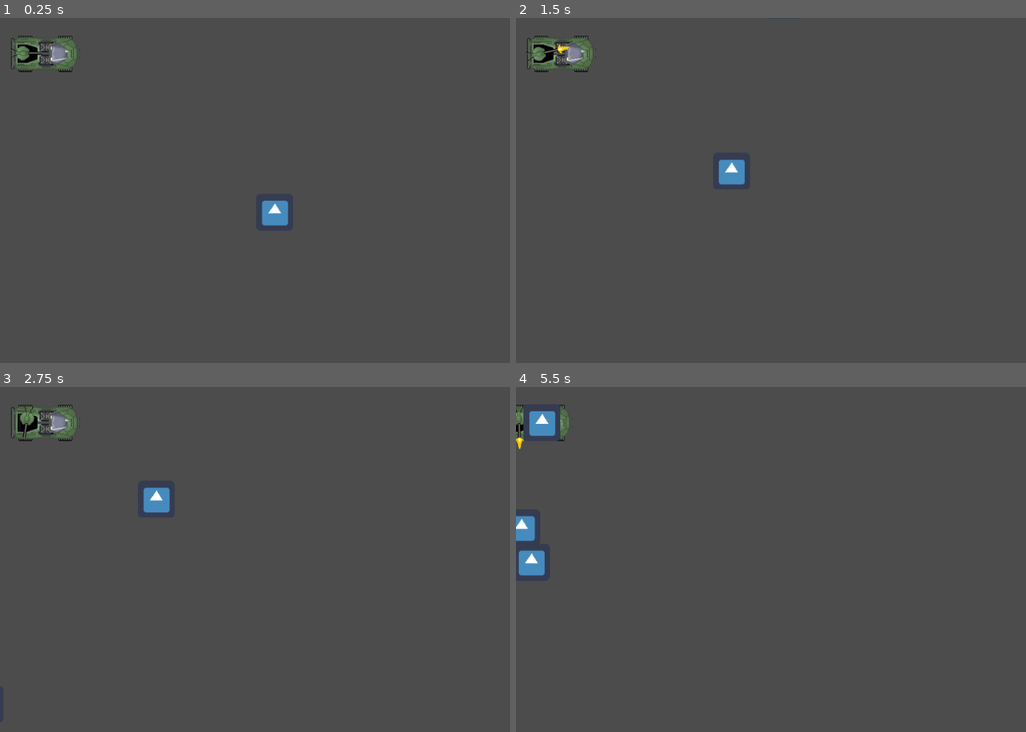
Above: before the commit, frames 1-4 (two rows, left to right).
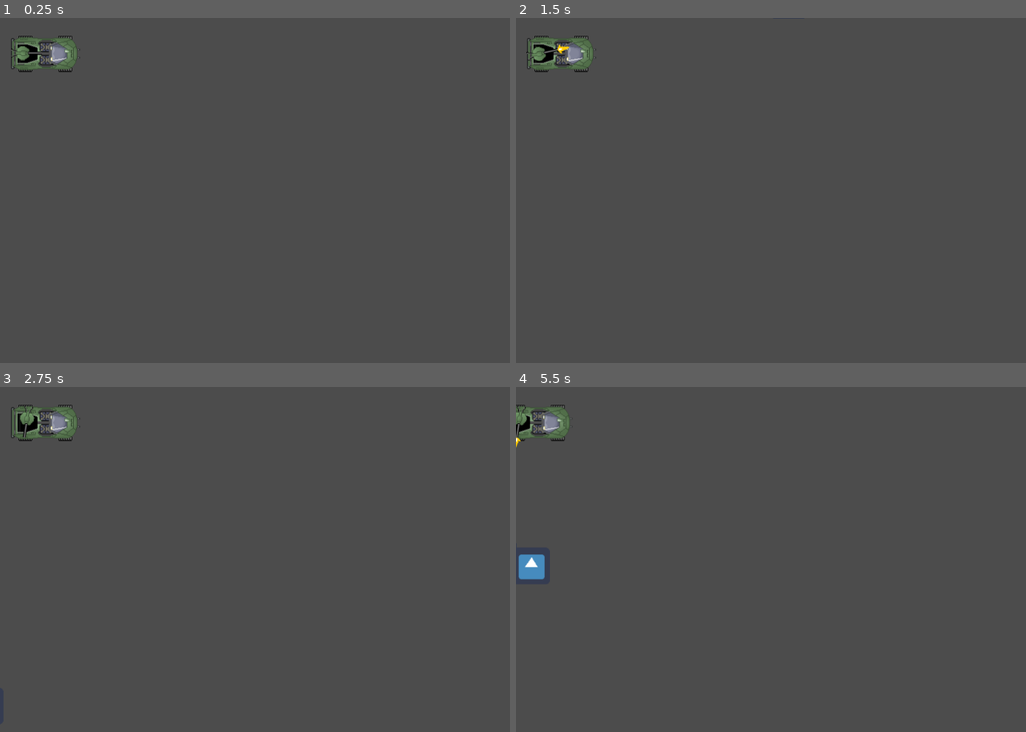
Above: after the commit, the same moments.

Repository: schneediener/Warthog
Game: Godot game, scene res://Node2D.tscn
The game is run twice, just before and just after one commit, with the same random seed, the same clock (stepped at 60 frames per second) and the same inputs. The engine's default icon, where the game draws it, is replaced by a stand-in: a white triangle on a blue panel in a dark square.
Inputs (mouse positions are in pixels of both pictures, inside the frame that each line leads up to):
- Up to frame 1 (0.25 s): no input
- Up to frame 2 (1.5 s): tap Enter (ui_accept) at 0.5, 0.77 s; move the mouse to (939, 173) at 0.52 s; hold D (steer_right) 0.53-1.25 s; click (939, 173) at 0.67 s; drag from (694, 207) to (541, 52) at 1.27 s
- Up to frame 3 (2.75 s): move the mouse to (351, 483) at 2.02 s; hold D (steer_right) from 2.03 s (still down)
- Up to frame 4 (5.5 s): release D (steer_right) at 2.75 s; drag from (781, 628) to (669, 497) at 2.77 s; move the mouse to (990, 611) at 3.52 s; hold A (steer_left) 3.53-4.25 s; tap Enter (ui_accept) at 3.77 s; drag from (633, 507) to (725, 473) at 4.27 s; move the mouse to (842, 559) at 5.02 s; hold S (brake) from 5.03 s (still down); click (842, 559) at 5.17 s

The runs differ from the first frame. In frame 1, 0.4% of the frame differs, in the area x 51-57%, y 52-61%; in frame 2, 0.4%; in frame 3, 0.4%; in frame 4, 1.2%, in the area x 0-9%, y 5-56%.

Commit message:
sped up bullets

Diff:
--- a/Node2D.tscn
+++ b/Node2D.tscn
@@ -1,11 +1,10 @@
-[gd_scene load_steps=10 format=2]
+[gd_scene load_steps=9 format=2]
 
 [ext_resource path="res://warthog.png" type="Texture" id=1]
 [ext_resource path="res://warthog.gd" type="Script" id=2]
 [ext_resource path="res://turret.png" type="Texture" id=3]
 [ext_resource path="res://turret.gd" type="Script" id=4]
 [ext_resource path="res://shotLarge.png" type="Texture" id=5]
-[ext_resource path="res://enemy.tscn" type="PackedScene" id=6]
 [ext_resource path="res://game.gd" type="Script" id=7]
 
 [sub_resource type="RectangleShape2D" id=1]
@@ -85,11 +84,6 @@
 
 [node name="enemy_container" type="Node2D" parent="."]
 
-[node name="KinematicBody2D2" parent="enemy_container" instance=ExtResource( 6 )]
-position = Vector2( 497, 352 )
-collision_layer = 0
-collision_mask = 0
-
 [node name="spawn_timer" type="Timer" parent="."]
 autostart = true
 
--- a/bullet.gd
+++ b/bullet.gd
@@ -1,7 +1,7 @@
 extends KinematicBody2D
 
 var type = "bullet"
-var speed = 1750
+var speed = 4000
 var velocity = Vector2()
 var target_velocity = Vector2()
 var target
--- a/enemy.gd
+++ b/enemy.gd
@@ -4,7 +4,7 @@
 var subtype = "creep"
 var velocity
 var speed = 100
-var current_health = 50
+var current_health = 40
 onready var player = get_node("/root/Node2D/KinematicBody2D")
 onready var remaining_dist = global_position.distance_to(player.global_position)
 # Declare member variables here. Examples:
